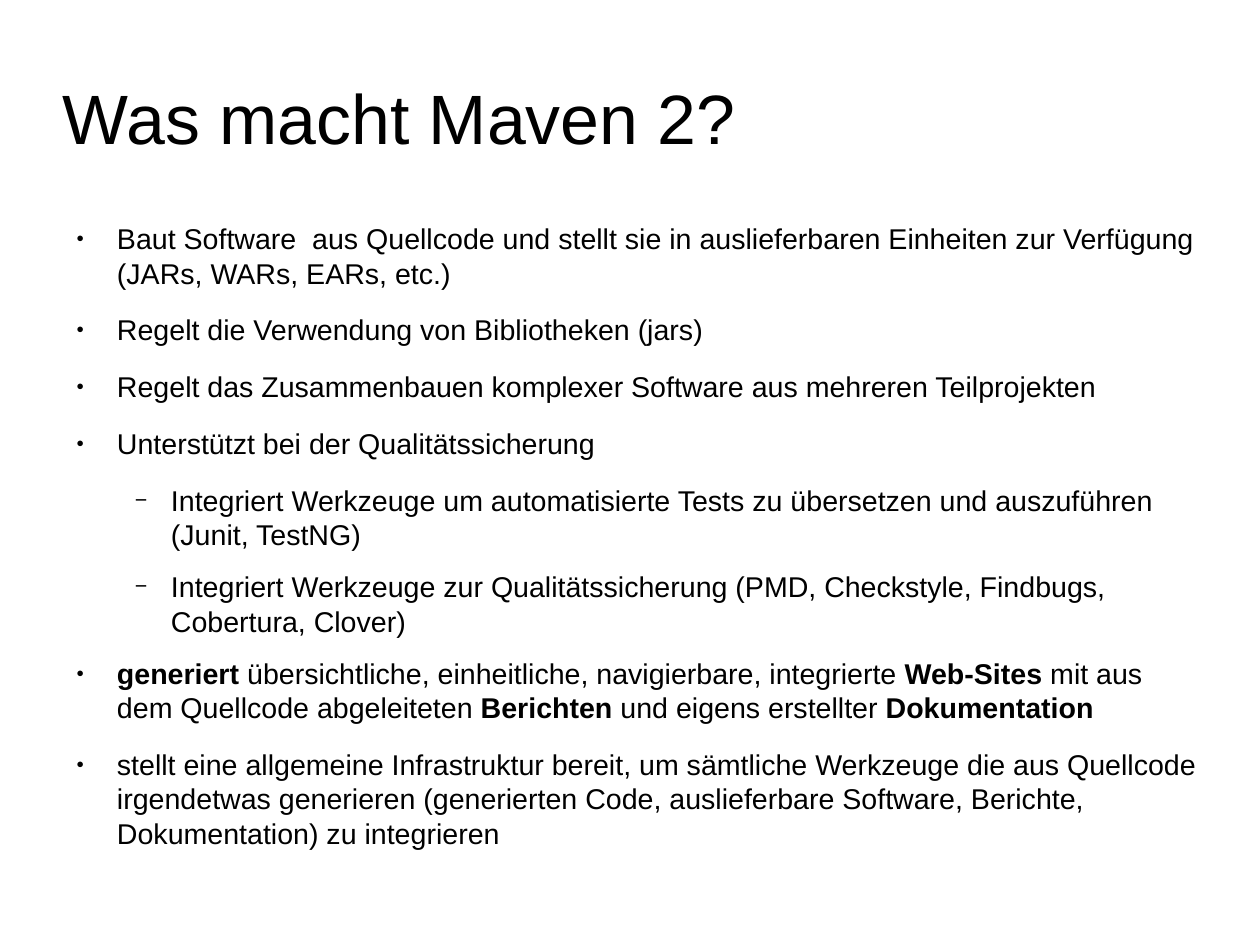
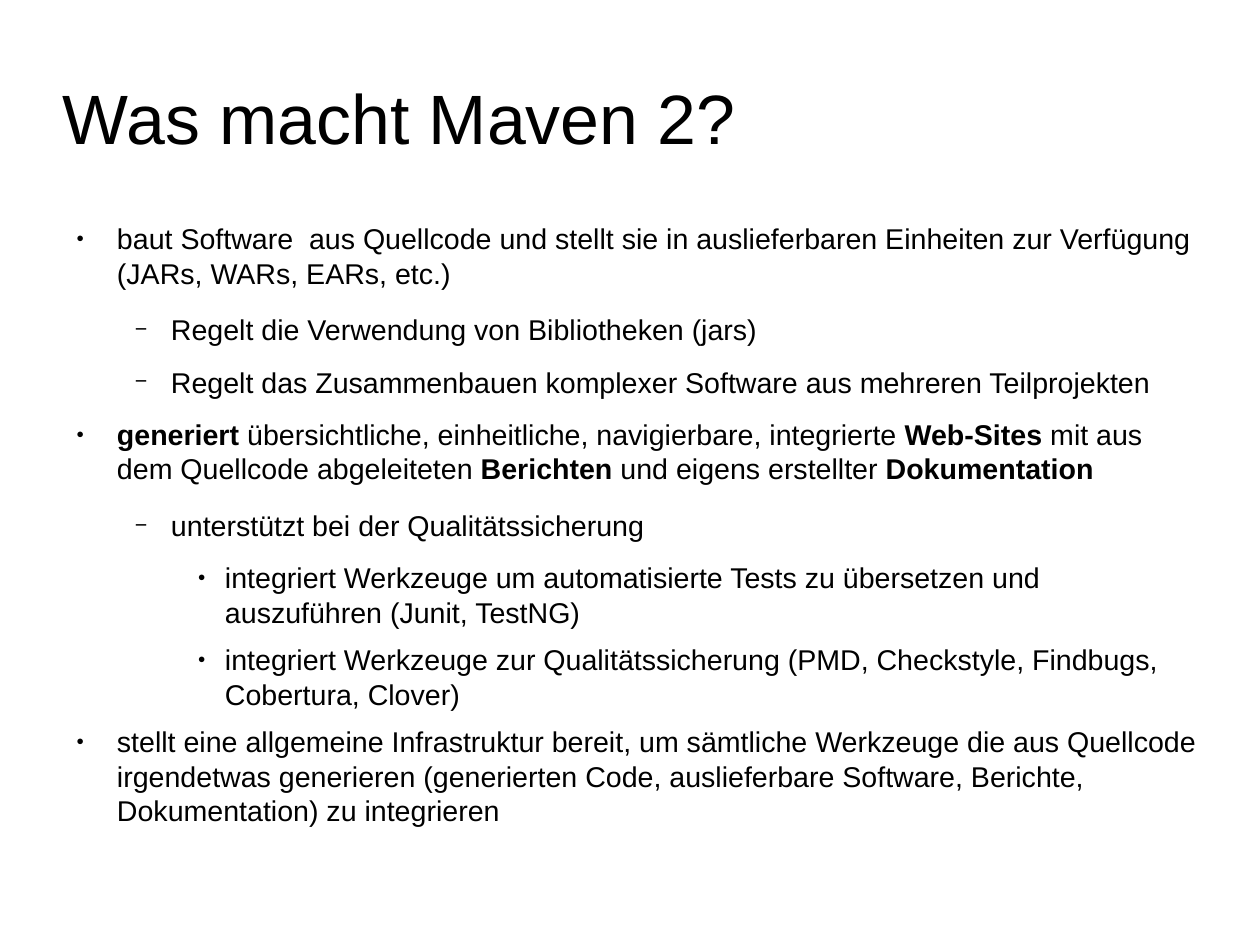
Before and after one commit to herrwieger/experttrainingbuildsystems, a slide deck: slide 3 of praesentationen/maven2.odp (slide 2 before the commit). Drawn at 1260x945 pixels with LibreOffice and Linux fonts; fonts in the diff are those of the drawing. Boxes give left, top, right and bottom in pixels: in the first picture for what was removed or moved away, otherwise in the second. Text is boxed around its words. In the diff, an @@ line names an element or a change of style, - is before the commit and + after.

```diff
--- a/praesentationen/maven2.odp
+++ b/praesentationen/maven2.odp
@@ text at (x1=117, y1=228, x2=1190, y2=289): text changed @@
-● Baut Software aus Quellcode und stellt sie in auslieferbaren Einheiten zur Verfügung (JARs, WARs, EARs, etc.)
+● baut Software aus Quellcode und stellt sie in auslieferbaren Einheiten zur Verfügung (JARs, WARs, EARs, etc.)
@@ text at (x1=171, y1=319, x2=1149, y2=398): bullet ● to −; list level 1 to 2 in "Regelt die Verwendung von Bibliotheken ..."; list level 1 to 2 in "Regelt das Zusammenbauen komplexer Software ..." @@
@@ text at (x1=117, y1=433, x2=1152, y2=637): paragraphs removed @@
-● Unterstützt bei der Qualitätssicherung
-  − Integriert Werkzeuge um automatisierte Tests zu übersetzen und auszuführen (Junit, TestNG)
-  − Integriert Werkzeuge zur Qualitätssicherung (PMD, Checkstyle, Findbugs, Cobertura, Clover)
@@ text at (x1=171, y1=515, x2=1157, y2=710): paragraphs added @@
+  − unterstützt bei der Qualitätssicherung
+    ● integriert Werkzeuge um automatisierte Tests zu übersetzen und auszuführen (Junit, TestNG)
+    ● integriert Werkzeuge zur Qualitätssicherung (PMD, Checkstyle, Findbugs, Cobertura, Clover)
```
Also in this commit, not shown: 7 other slides changed, 7 slides added, 3 slides removed.
